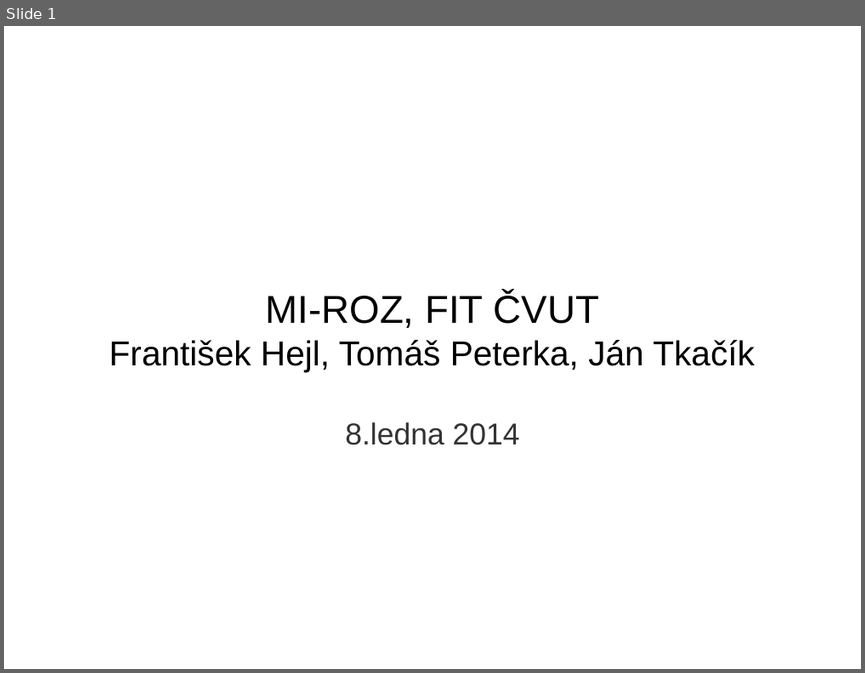
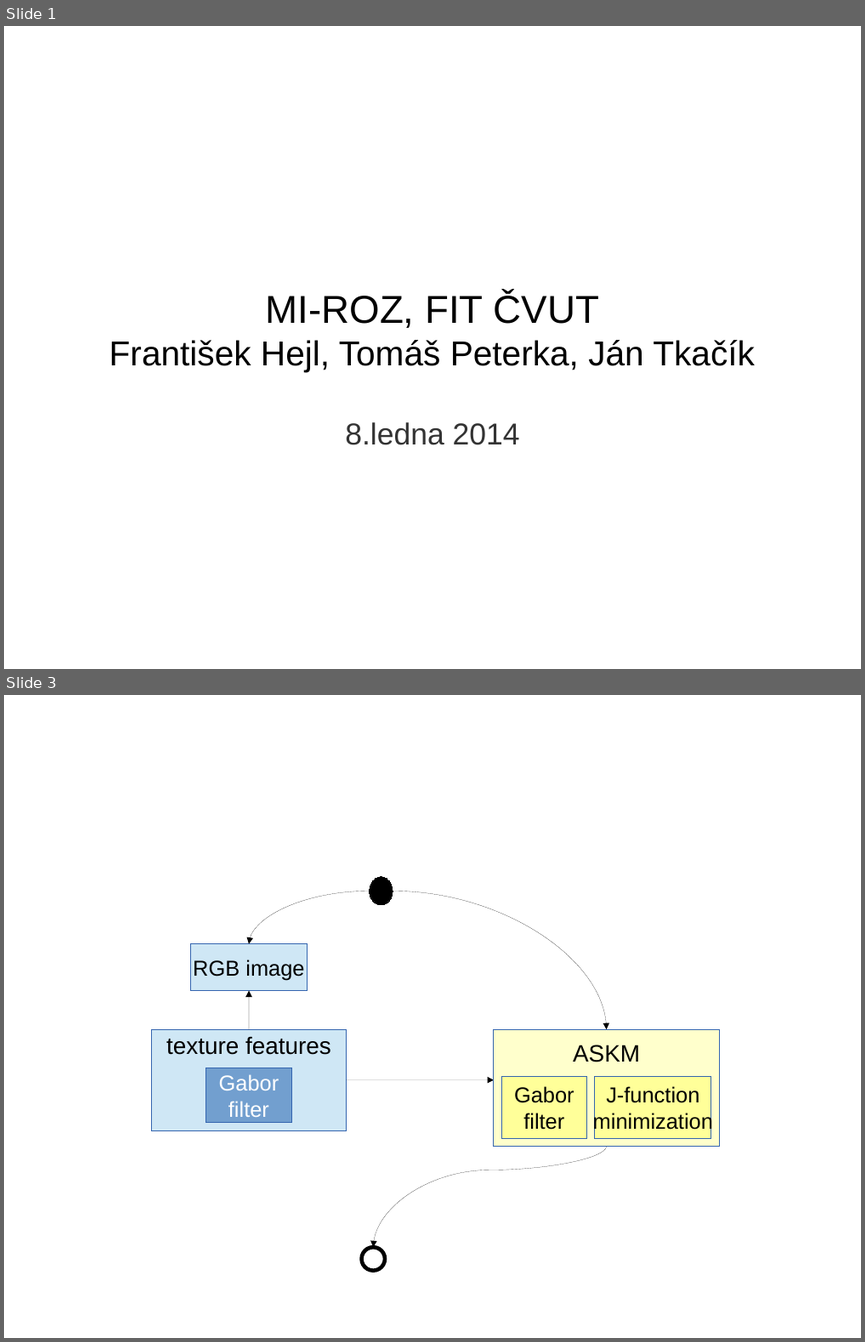
Before and after one commit to fhucho/ctex, a slide deck: ctex.odp. Shown one above the other, each under a label of ours: slide 1 before the commit, slides 1 and 3 after it; the slides between them are not shown. The pictures are 865x673 and 865x1342 pixels, drawn with LibreOffice and Linux fonts; fonts in the diff are those of the drawing; background and template pictures are left out. Boxes give left, top, right and bottom in pixels: in the first picture for what was removed or moved away, otherwise in the second. Text is boxed around its words. In the diff, an @@ line names an element or a change of style, - is before the commit and + after.

```diff
--- a/ctex.odp
+++ b/ctex.odp
@@ slide 3 added at (4,695,861,1338), background #FFFFFF @@
@@ title added at (46,719,644,825), 56.1 pt, text #FFFFFF @@
+Extrakce textur
@@ curved arrow added from (370, 891) to (249, 944), #000000 0 pt @@
@@ ellipse added at (370,877,392,905), fill #000000, outline #000000 0 pt @@
@@ curved arrow added from (392, 891) to (607, 1029), #000000 0 pt @@
@@ rectangle added at (191,944,307,991), fill #CFE7F5, outline #3465AF 0 pt, 20 pt, text #000000 @@
+RGB image
@@ curved arrow added from (249, 1029) to (249, 991), #000000 0 pt @@
@@ rectangle added at (152,1029,346,1130), fill #CFE7F5, outline #3465AF 0 pt, 22 pt, text #000000 @@
+texture features
@@ rectangle added at (494,1029,720,1146), fill #FFFFCC, outline #3465AF 0 pt, 22 pt, text #000000 @@
+ASKM
@@ rectangle added at (206,1068,291,1123), fill #729FCF, outline #3465AF 0 pt, 20 pt, text #FFFFFF @@
+Gabor
+filter
@@ rectangle added at (501,1076,587,1138), fill #FFFF99, outline #3465AF 0 pt, 20 pt, text #000000 @@
+Gabor
+filter
@@ rectangle added at (595,1076,711,1138), fill #FFFF99, outline #3465AF 0 pt, 20 pt, text #000000 @@
+J-function
+minimization
@@ curved arrow added from (346, 1080) to (494, 1080), #000000 0 pt @@
@@ curved arrow added from (607, 1146) to (373, 1247), #000000 0 pt @@
@@ ellipse added at (362,1247,385,1270), fill #FFFFFF, outline #000000 3.6 pt @@
```
Also in this commit, not shown: 1 slide changed.
